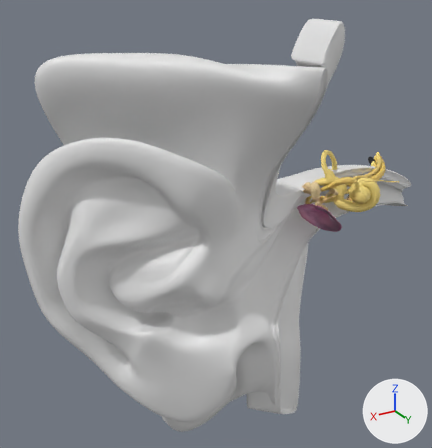
Two versions of the FBX model Assets/Models/Ear All/Ear_all.fbx, one commit apart.
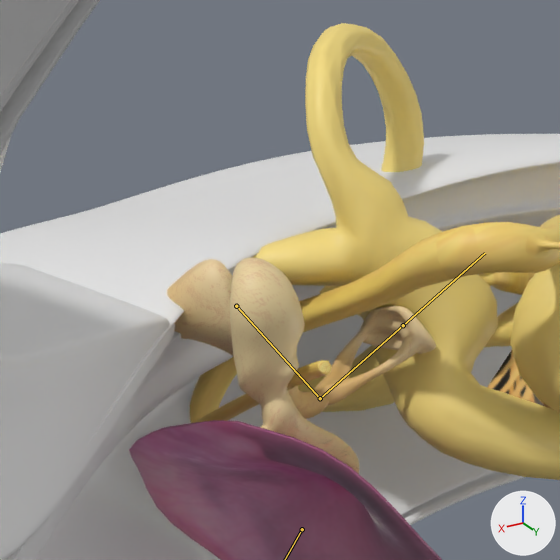
There are two pictures of each version: one whole from a camera (50 mm lens) standing at (0.2355, 0.288, 0.1556) and looking at (0.0593, -0.0057, 0.0087), one close up on the part from 65% to 82% of the width and 33% to 50% of the height. The lights are fixed; the arrows at lower right show +X, +Y and +Z. The bones that bend it are drawn over the model as lines in the close-ups.

The first close-up shows 'Cochelar Nerves', 'Cochlear_NERVE', 'Malleus', 'N. Facialis', 'ear 2.002', 'ear 2.003'.
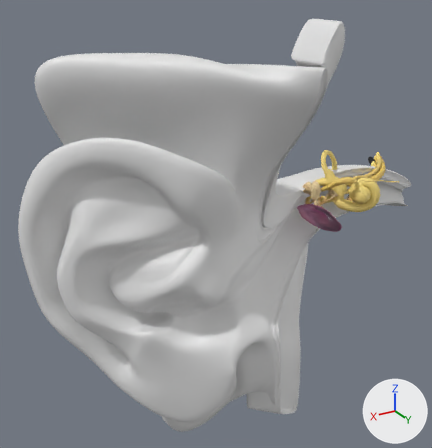
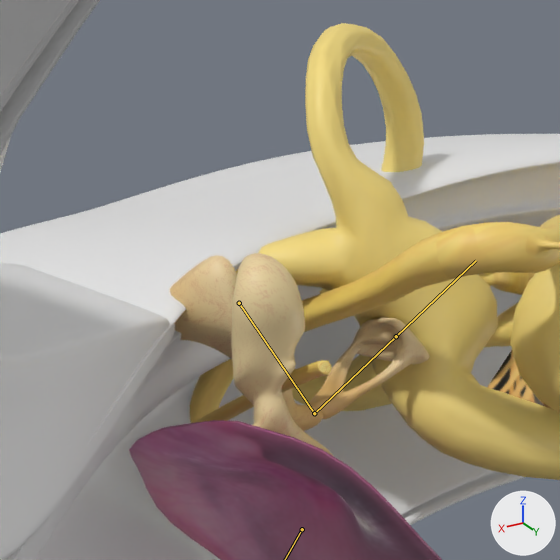
The newer file adds an action. The first version stands in its rest pose; the second is drawn at frame 1 of the action 'Armature|BoneMovementLinera.001'.

What the commit changed:
Bone 'Bone.002.Fr' (bone_bone_002_fr) moves from (0.0, 0.0, 0.0) to (-0.035, -0.002, -0.024).
Bone 'Bone.002.Fr' (bone_bone_002_fr) turns from (0, 0, 0) to (5, -1, -7) degrees about its own x, y and z.
Bone 'Bone.003.Fr' (bone_bone_003_fr) turns from (0, 0, 0) to (-2, -1, 0) degrees about its own x, y and z.
Bone 'Bone.004.Fr' (bone_bone_004_fr) turns from (0, 0, 0) to (-8, 2, -1) degrees about its own x, y and z.

Changed parts and their boxes (x1, y1, x2, y2) in the close-ups (560 x 560 px):
'Malleus', posed
    both: (129, 23, 560, 560)
bone 'Bone.002.Fr', root to tip
    before: (236, 306) to (237, 307)
    after: (239, 303) to (239, 304)
bone 'Bone.003.Fr', root to tip
    before: (236, 306) to (320, 398)
    after: (239, 303) to (314, 413)
bone 'Bone.004.Fr', root to tip
    before: (320, 398) to (403, 325)
    after: (314, 413) to (396, 336)
